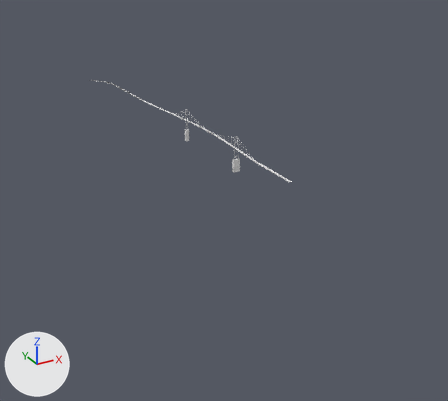
An edit to the Blender file ogendsburg-prescott-bridge.blend, drawn before and after from the same camera.
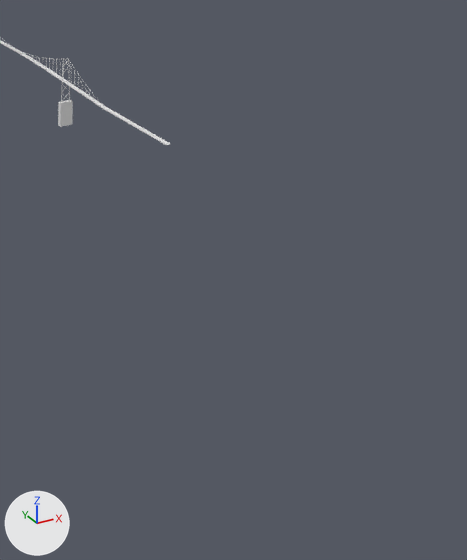
Each version appears first whole from a 50 mm lens placed at (-1019.0, -1937.0, 743.0), pointed at (-31.0, -141.0, -155.0), and next in a close-up on the part from 45% to 100% of the width and 26% to 100% of the height. The axes (+X, +Y, +Z) are drawn at lower left. The lights are the same throughout.

Names of what the first close-up shows: 'Main span'.
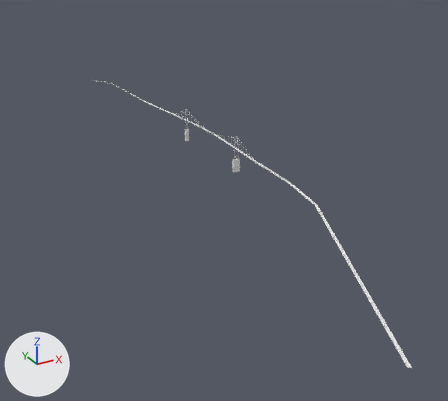
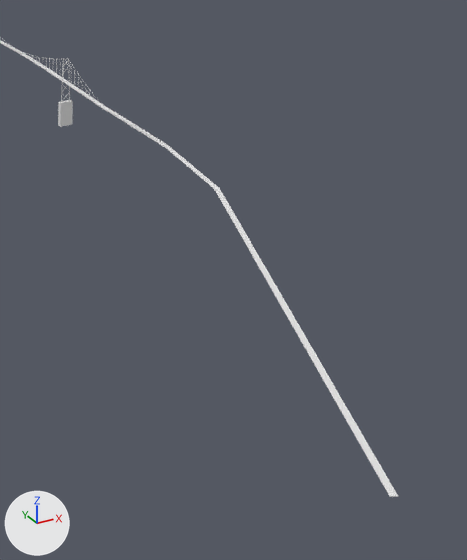
What differs and where, as boxes (x1, y1, x2, y2) in the close-ups (467 x 560 px):
'Main span', reshaped: before (0, 41, 170, 145); after (0, 41, 398, 497)
part 1 of me_cube_001, built on: before (111, 112, 170, 145); after (111, 112, 398, 497)

The change, as a diff of the scene's bpy script:
```diff
--- a/ogendsburg-prescott-bridge.blend.py
+++ b/ogendsburg-prescott-bridge.blend.py
@@ me_cube_001 @@
 # used by ob_main_span; location = (1.0, 27.0, 46.0); scale = (4.18, 198.0, 0.372)
-me_cube_001.from_pydata(...)  # 84 vertices, 81 faces; spans x -15.1..1.0, y -2.7..6.4, z -122.0..15.0
+me_cube_001.from_pydata(...)  # 92 vertices, 89 faces; spans x -66.1..1.0, y -6.7..6.4, z -123.8..15.0
+# me_cube_001 part 1
+# 1 face is deleted
+# 4 vertices in x -1.0..1.0, y -2.0, z -22.0..-20.0 move by (0.0, 0.0, -3.4)
+# 4 vertices in x -1.0..1.0, y -2.3, z -22.0..-20.0 move by (0.0, 0.0, -8.5)
+# 4 vertices in x -1.0..1.0, y -2.7, z -22.0..-20.0 move by (0.0, 0.0, -13.6)
+# 8 vertices are added at x -66.1..-4.5, y -6.7..-3.5, z -123.8..-44.5
+# 9 new faces join them
 me_cube_001.materials.append(mat_material)
```
